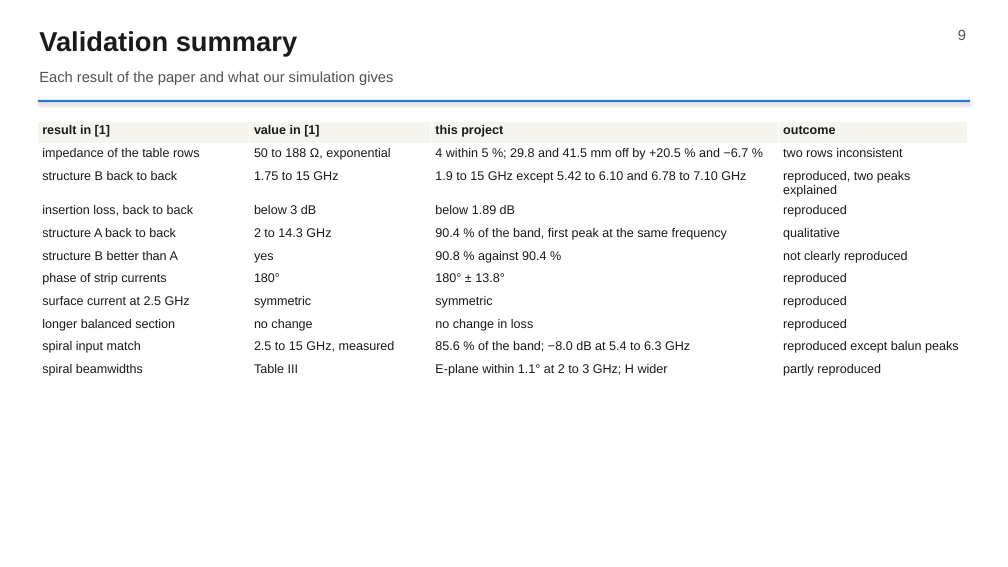
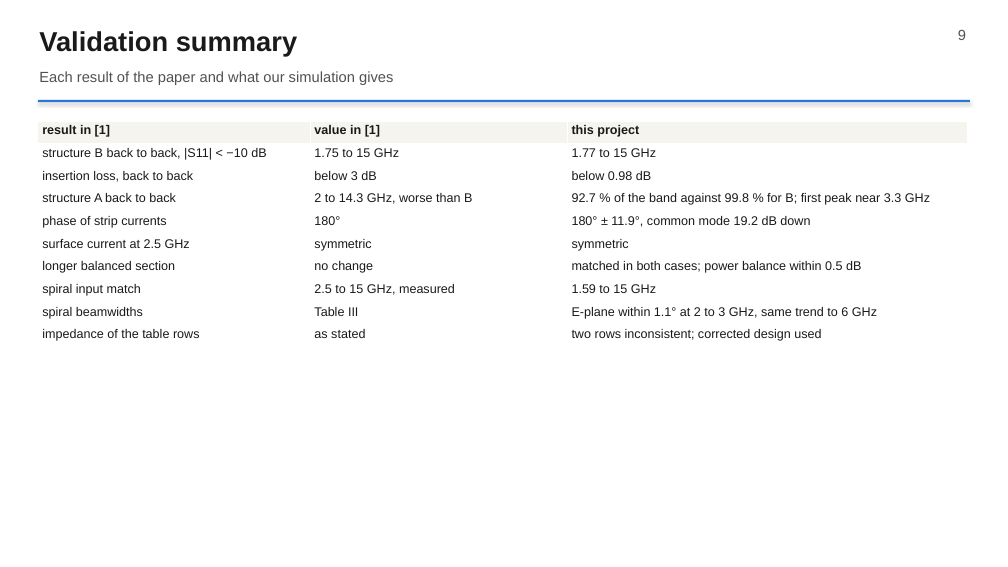
Before and after one commit to RushilJ2603/wideband-balun, a slide deck: slide 9 of slides/Wideband_Balun.pptx. Drawn at 1008x567 pixels with LibreOffice and Linux fonts; fonts in the diff are those of the drawing. Boxes give left, top, right and bottom in pixels: in the first picture for what was removed or moved away, otherwise in the second. Text is boxed around its words. In the diff, an @@ line names an element or a change of style, - is before the commit and + after.

Commit message:
Report, slides and README on the paper design

```diff
--- a/slides/Wideband_Balun.pptx
+++ b/slides/Wideband_Balun.pptx
@@ table at [38,121,968,348] @@
-result in [1] | value in [1] | this project | outcome
-impedance of the table rows | 50 to 188 Ω, exponential | 4 within 5 %; 29.8 and 41.5 mm off by +20.5 % and −6.7 % | two rows inconsistent
-structure B back to back | 1.75 to 15 GHz | 1.9 to 15 GHz except 5.42 to 6.10 and 6.78 to 7.10 GHz | reproduced, two peaks explained
-insertion loss, back to back | below 3 dB | below 1.89 dB | reproduced
-structure A back to back | 2 to 14.3 GHz | 90.4 % of the band, first peak at the same frequency | qualitative
-structure B better than A | yes | 90.8 % against 90.4 % | not clearly reproduced
-phase of strip currents | 180° | 180° ± 13.8° | reproduced
-surface current at 2.5 GHz | symmetric | symmetric | reproduced
-longer balanced section | no change | no change in loss | reproduced
-spiral input match | 2.5 to 15 GHz, measured | 85.6 % of the band; −8.0 dB at 5.4 to 6.3 GHz | reproduced except balun peaks
-spiral beamwidths | Table III | E-plane within 1.1° at 2 to 3 GHz; H wider | partly reproduced
+result in [1] | value in [1] | this project
+structure B back to back, |S11| < −10 dB | 1.75 to 15 GHz | 1.77 to 15 GHz
+insertion loss, back to back | below 3 dB | below 0.98 dB
+structure A back to back | 2 to 14.3 GHz, worse than B | 92.7 % of the band against 99.8 % for B; first peak near 3.3 GHz
+phase of strip currents | 180° | 180° ± 11.9°, common mode 19.2 dB down
+surface current at 2.5 GHz | symmetric | symmetric
+longer balanced section | no change | matched in both cases; power balance within 0.5 dB
+spiral input match | 2.5 to 15 GHz, measured | 1.59 to 15 GHz
+spiral beamwidths | Table III | E-plane within 1.1° at 2 to 3 GHz, same trend to 6 GHz
+impedance of the table rows | as stated | two rows inconsistent; corrected design used
```
Also in this commit, not shown: 8 other slides changed, 7 other files.
